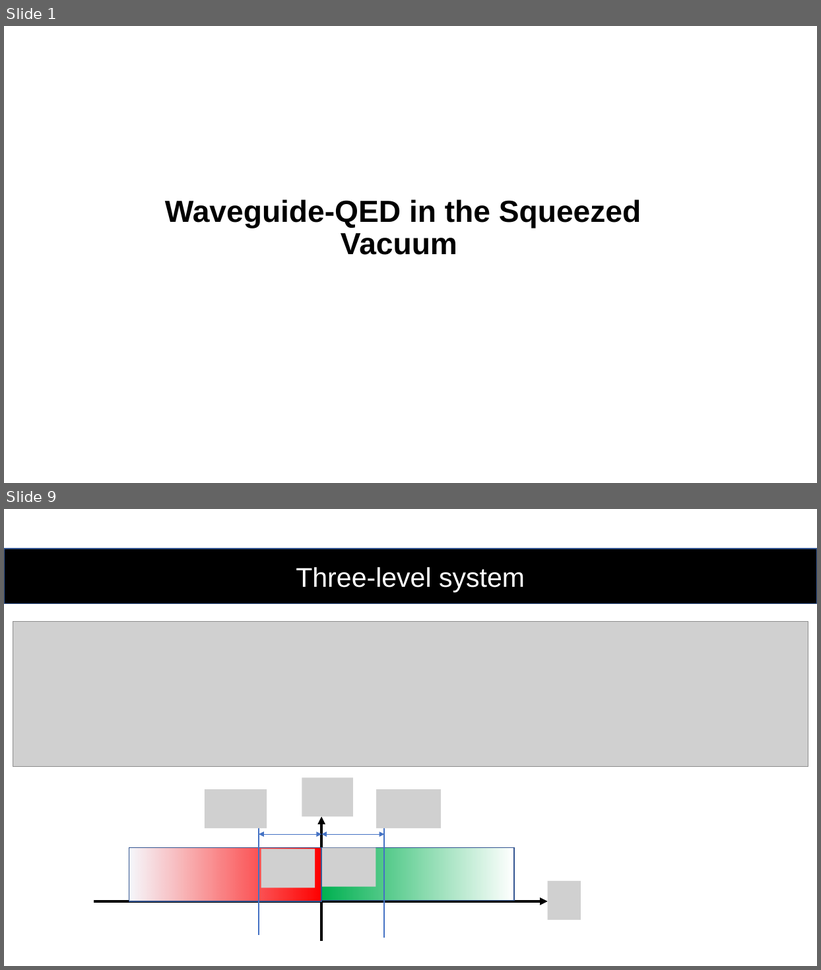
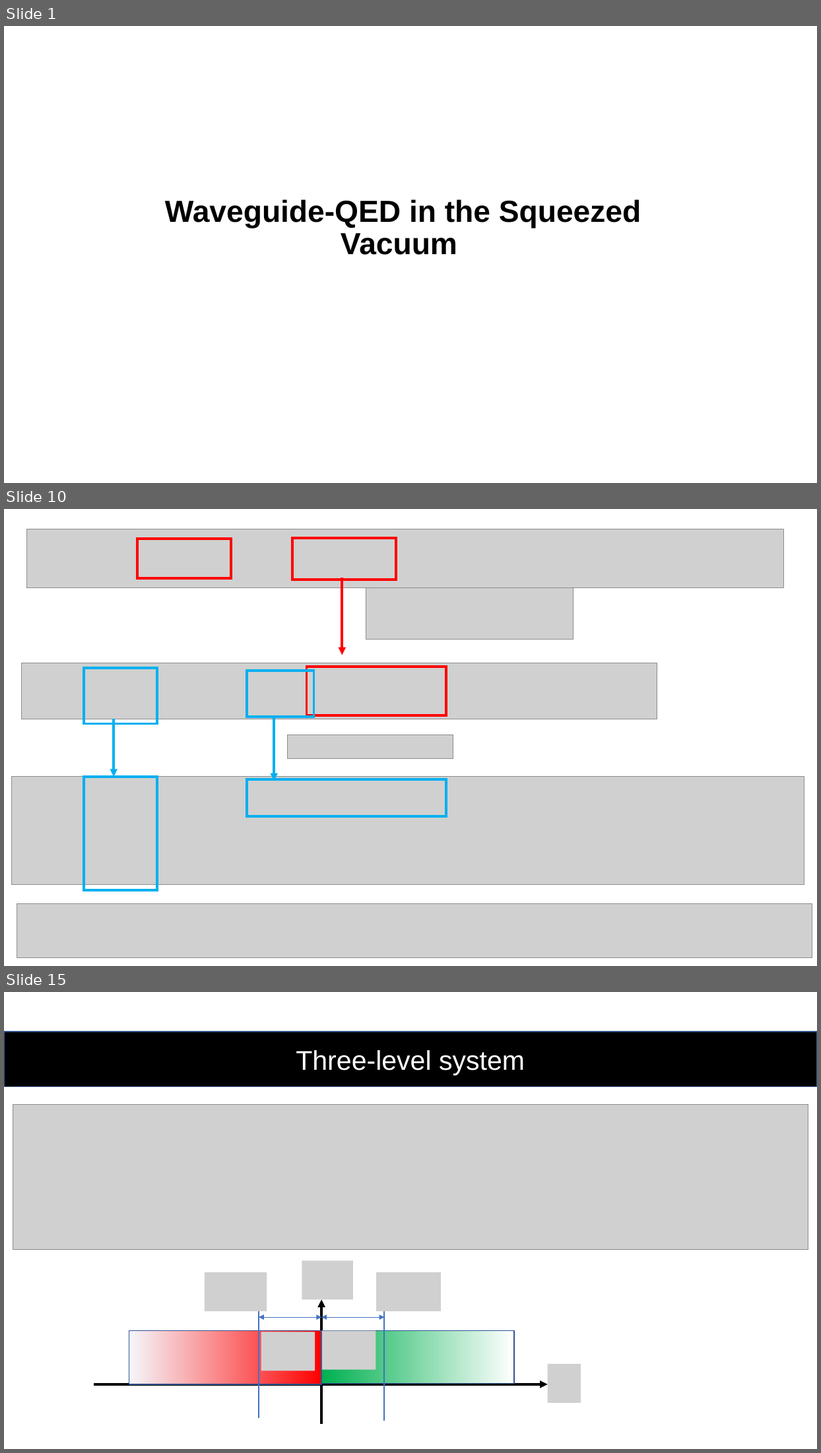
Before and after one commit to youjieyu888/circular-waveguide, a slide deck: Jieyu You.pptx. Shown one above the other, each under a label of ours: slides 1 and 9 before the commit, slides 1, 10 and 15 after it; the slides between them are not shown. The pictures are 821x970 and 821x1453 pixels, drawn with LibreOffice and Linux fonts; fonts in the diff are those of the drawing; grey boxes stand for pictures. Boxes give left, top, right and bottom in pixels: in the first picture for what was removed or moved away, otherwise in the second. Text is boxed around its words. In the diff, an @@ line names an element or a change of style, - is before the commit and + after.

```diff
--- a/Jieyu You.pptx
+++ b/Jieyu You.pptx
@@ slide 10 added at (4,509,817,966), background #FFFFFF @@
@@ picture added at (26,529,783,588) @@
@@ rectangle added at (137,539,232,578), outline #FF0000 3 pt @@
@@ rectangle added at (292,538,396,580), outline #FF0000 3 pt @@
@@ arrow added from (342, 578) to (342, 655), #FF0000 3 pt @@
@@ picture added at (366,588,573,640) @@
@@ picture added at (22,663,657,720) @@
@@ rectangle added at (306,667,446,716), outline #FF0000 3 pt @@
@@ rectangle added at (84,668,157,724), outline #00B0F0 3 pt @@
@@ rectangle added at (247,671,314,717), outline #00B0F0 3 pt @@
@@ arrow added from (114, 720) to (114, 777), #00B0F0 3 pt @@
@@ arrow added from (274, 716) to (274, 781), #00B0F0 3 pt @@
@@ picture added at (288,735,453,759) @@
@@ picture added at (12,777,805,885) @@
@@ rectangle added at (84,777,157,891), outline #00B0F0 3 pt @@
@@ rectangle added at (247,780,446,817), outline #00B0F0 3 pt @@
@@ picture added at (17,904,812,958) @@
@@ what was slide 9 is now slide 15 @@
```
Also in this commit, not shown: 8 slides changed, 7 other slides added, 1 slide removed.
